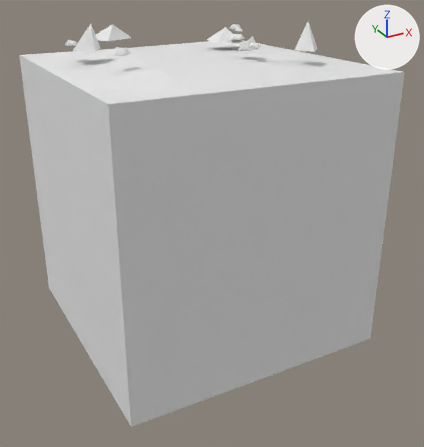
The FBX model Assets/Tiles/Rock/Scree Tile 1.fbx, before and after one commit.
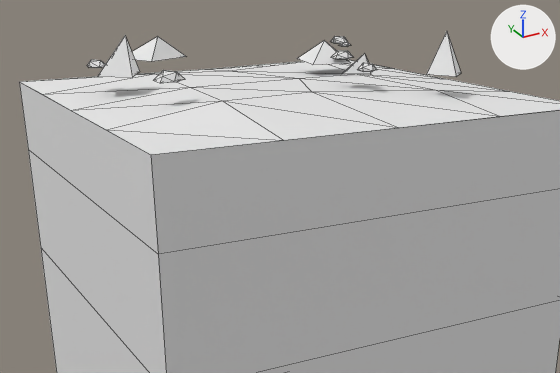
Each version is shown whole from a camera (50 mm lens) standing at (-1.95, -3.79, 1.68) and looking at (0.04, -0.17, -0.13), then close up on the part from 1% to 91% of the width and 0% to 56% of the height. Arrows for +X, +Y and +Z are at upper right; the lights stay in place. The last two pictures show the newer version. The close-ups show mesh edges as thin lines. Where no turn or scale is listed for an object, it has been applied to the vertices. Vertices at exactly the same position are counted once.

Objects in the first close-up: 'Scree Tile 1'.
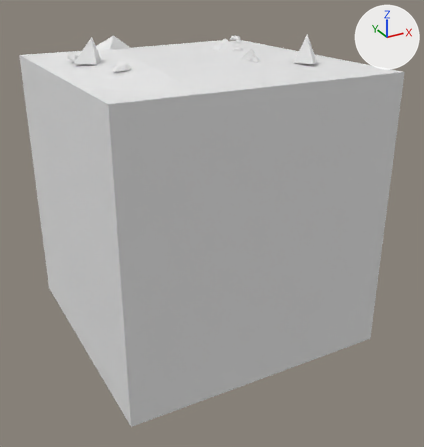
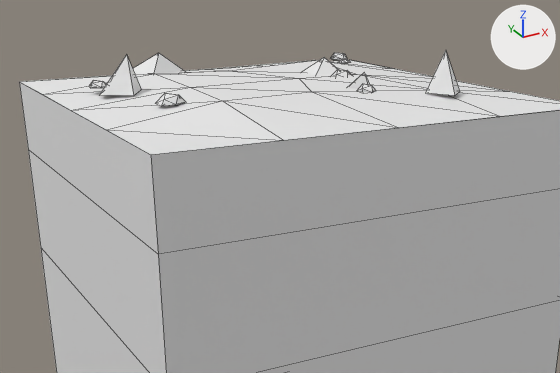
What changed in the scene script:
```text
Change me_scree_tile_1:
    used by ob_scree_tile_1; location = (0.0, 0.0, 0.0)
    verts and faces of me_scree_tile_1; kept vertices keep their numbers, new ones are numbered from 134
    before: 47 (-0.37, 0.61, 1.28) at pixel (157, 36), 48 (-0.22, 0.61, 1.17) at pixel (186, 56), 49 (-0.37, 0.81, 1.17), 50 (-0.46, 0.5, 1.17) at pixel (151, 61), 51 (-0.55, 0.68, 1.17)
    before: 98 (-0.68, -0.32, 1.2), 99 (-0.63, -0.35, 1.19), 100 (-0.71, -0.35, 1.19), 101 (-0.64, -0.35, 1.22) at pixel (177, 72), 102 (-0.75, -0.35, 1.2) at pixel (153, 80)
    before: 103 (-0.7, -0.35, 1.23) at pixel (163, 70), 104 (-0.63, -0.4, 1.2) at pixel (185, 79), 105 (-0.67, -0.4, 1.19) at pixel (176, 82), 106 (-0.74, -0.4, 1.19) at pixel (160, 83), 107 (-0.72, -0.4, 1.22) at pixel (162, 76)
    before: 108 (-0.67, -0.4, 1.23) at pixel (176, 71), 109 (-0.68, -0.42, 1.2) at pixel (174, 81)
    remove me_scree_tile_1.from_pydata(...)  # 134 vertices, 185 faces; spans x -1.0..1.0, y -1.0..1.0, z -1.0..1.35
    add me_scree_tile_1.from_pydata(...)  # 134 vertices, 190 faces; spans x -1.0..1.0, y -1.0..1.0, z -1.0..1.27
    me_scree_tile_1 part 1
    24 vertices in x 0.16..0.39, y -0.5..0.03, z 1.19..1.23 move by (0.0, 0.0, -0.09)
    15 vertices in x 0.13..0.6, y -0.68..0.25, z 1.17..1.35 move by (0.0, 0.0, -0.08)
    3 new faces join them
    me_scree_tile_1 part 2
    12 vertices in x -0.84..-0.76, y 0.2..0.29, z 1.19..1.22 move by (0.0, 0.0, -0.09)
    5 vertices in x -0.85..-0.63, y -0.01..0.23, z 1.17..1.34 move by (0.0, 0.0, -0.08)
    1 new face joins them
    me_scree_tile_1 part 3
    add for i in [*range(47, 52)]: verts[i] += (0.0, 0.0, -0.08)
    add faces += [(48, 50, 51, 49)]
    me_scree_tile_1 part 4
    24 vertices in x 0.65..0.77, y 0.49..0.7, z 1.19..1.23 move by (0.0, 0.0, -0.09)
    me_scree_tile_1 part 5
    add for i in [*range(98, 110)]: verts[i] += (0.0, 0.0, -0.09)
```

Boxes (x1, y1, x2, y2) around the edits, measured in the close-ups (560 x 373 px; the box of a moved part takes in the faces that stretch with it):
'Scree Tile 1', reshaped
    before: (19, 31, 560, 373)
    after: (19, 50, 560, 373)
part 1 of me_scree_tile_1, moved or reshaped
    before: (297, 31, 461, 77)
    after: (302, 50, 460, 96)
part 2 of me_scree_tile_1, moved or reshaped
    before: (87, 36, 140, 77)
    after: (89, 54, 141, 96)
part 3 of me_scree_tile_1, reshaped
    before: (132, 36, 186, 61)
    after: (133, 53, 186, 75)
part 4 of me_scree_tile_1, moved or reshaped
    before: (331, 36, 350, 46)
    after: (331, 53, 350, 63)
part 5 of me_scree_tile_1, moved or reshaped
    before: (154, 70, 185, 83)
    after: (156, 93, 186, 106)
